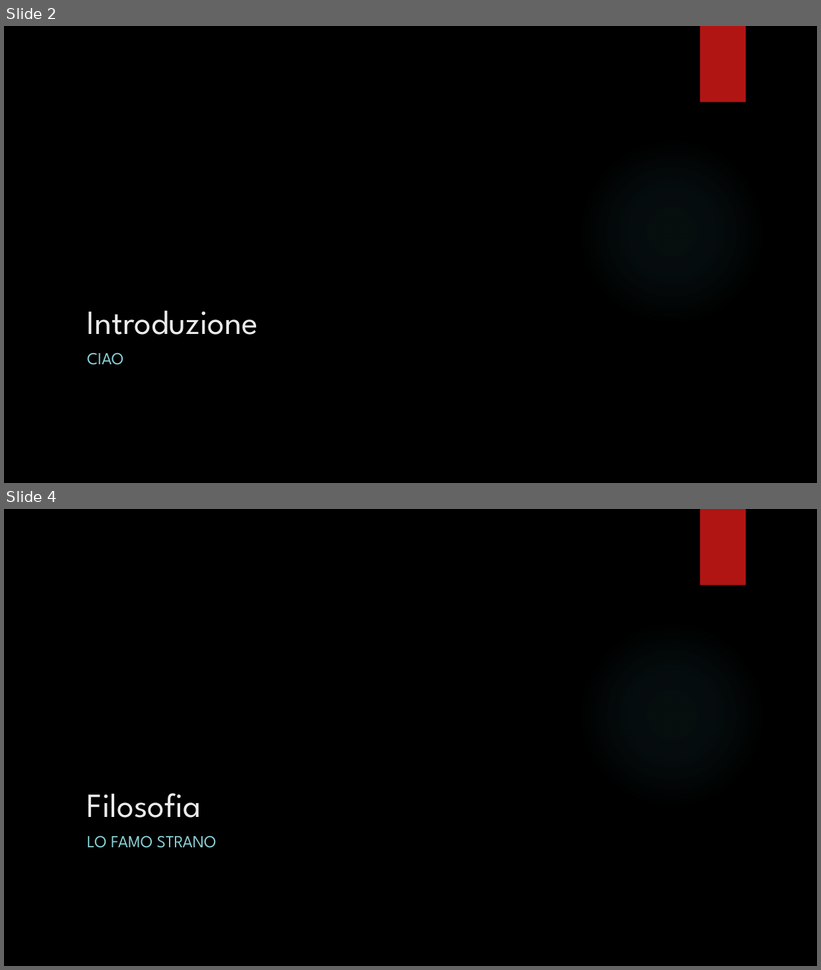
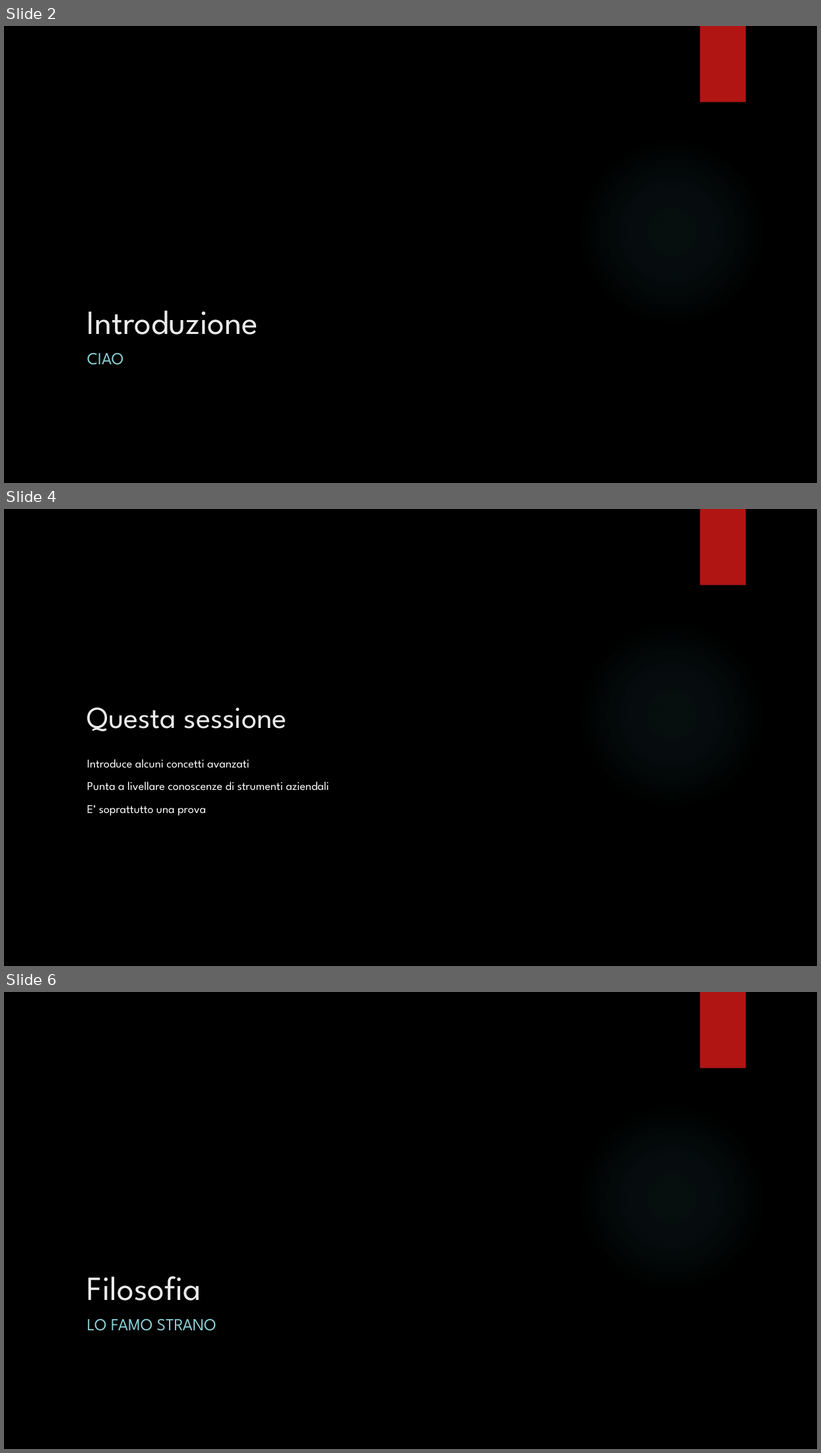
Before and after one commit to giuliocaccin/git-lo-stupido, a slide deck: Git.pptx. Shown one above the other, each under a label of ours: slides 2 and 4 before the commit, slides 2, 4 and 6 after it; the slides between them are not shown. The pictures are 821x970 and 821x1453 pixels, drawn with LibreOffice and Linux fonts; fonts in the diff are those of the drawing; background and template pictures are left out. Boxes give left, top, right and bottom in pixels: in the first picture for what was removed or moved away, otherwise in the second. Text is boxed around its words. In the diff, an @@ line names an element or a change of style, - is before the commit and + after.

```diff
--- a/Git.pptx
+++ b/Git.pptx
@@ slide 4 added at (4, 509, 817, 966), background picture (left out); not listed: 2 template elements that a slide beside it also shows @@
@@ title added at (87, 708, 287, 731), 36 pt, text #EBEBEB @@
+Questa sessione
@@ text added at (87, 759, 329, 816), 14 pt, text #FFFFFF @@
+Introduce alcuni concetti avanzati
+Punta a livellare conoscenze di strumenti aziendali
+E’ soprattutto una prova
@@ what was slide 4 is now slide 6 @@
```
Also in this commit, not shown: 12 other slides added, 1 slide removed, 11 other files.
